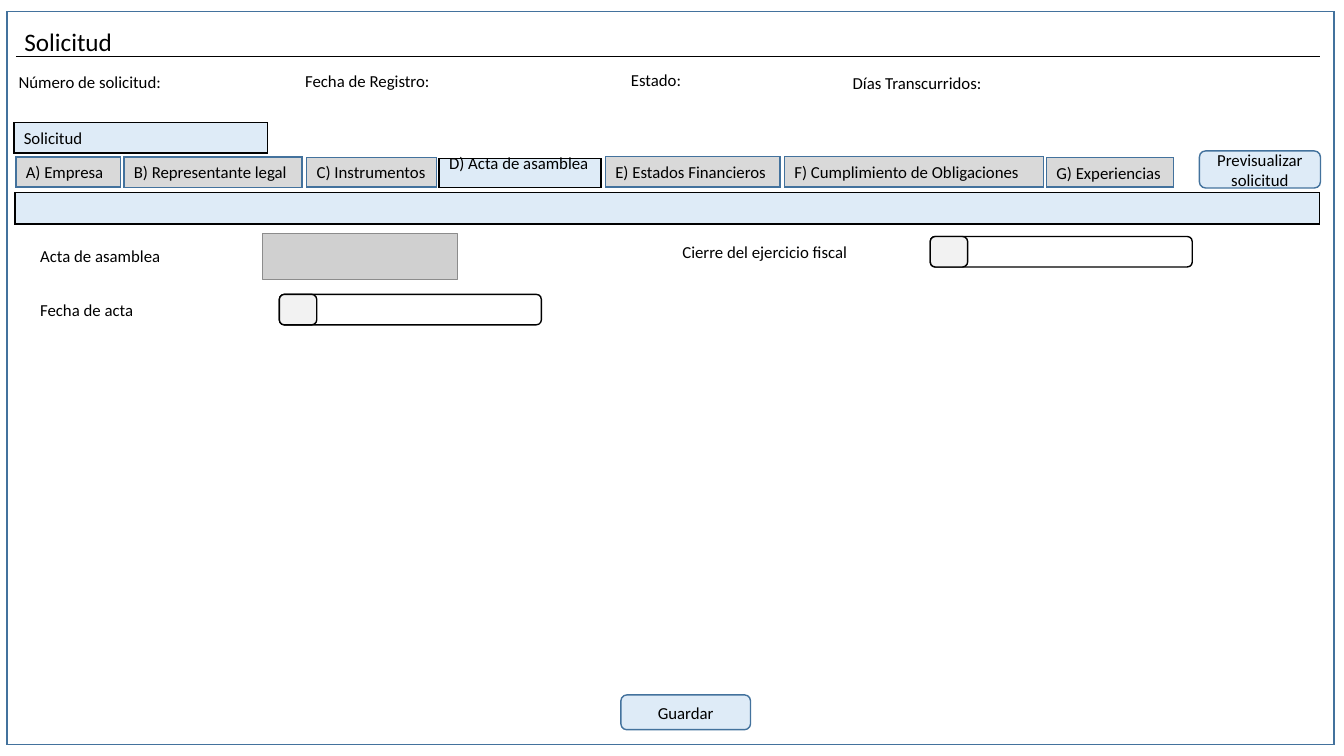
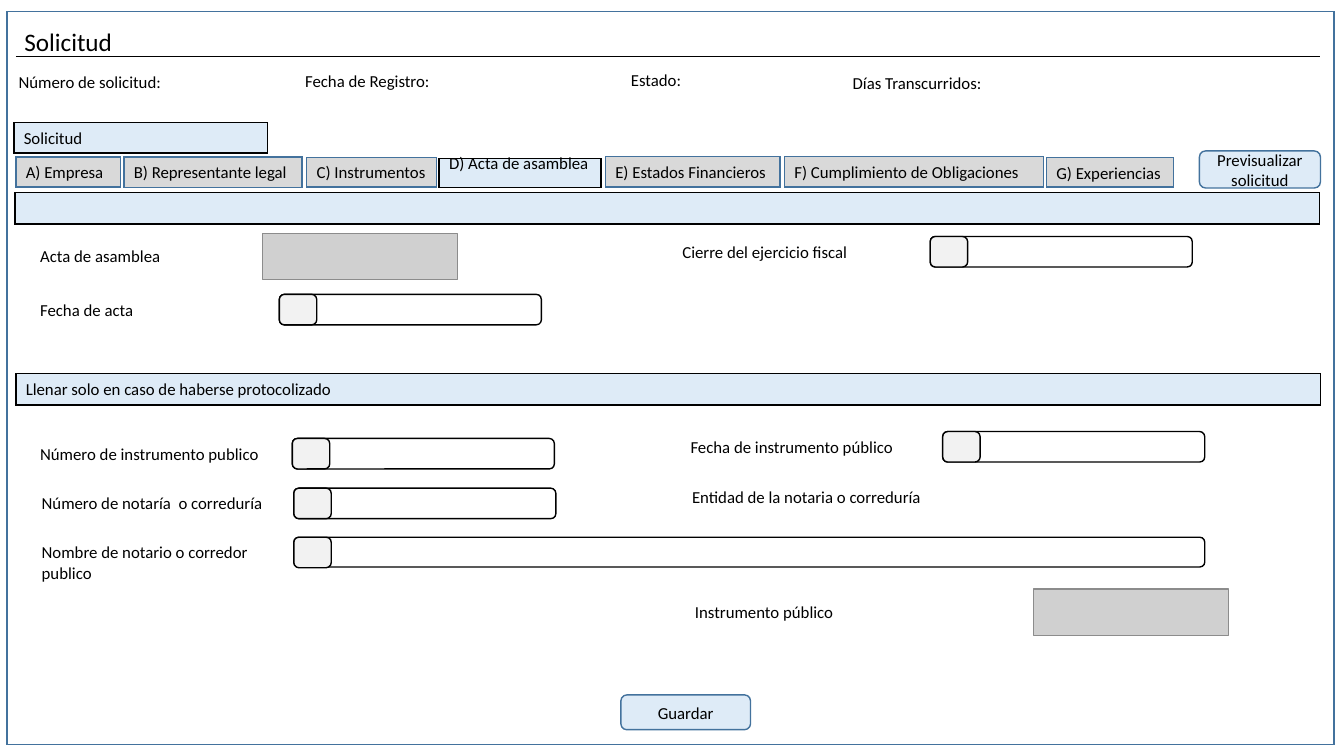
Before and after one commit to EDDIE83/Documentos, a slide deck: slide 10 of TAF 092019/Pantallas Solicitud 21082019.pptx. Drawn at 1344x756 pixels with LibreOffice and Linux fonts; fonts in the diff are those of the drawing; grey boxes stand for pictures. Boxes give left, top, right and bottom in pixels: in the first picture for what was removed or moved away, otherwise in the second. Text is boxed around its words. In the diff, an @@ line names an element or a change of style, - is before the commit and + after.

```diff
--- a/TAF 092019/Pantallas Solicitud 21082019.pptx
+++ b/TAF 092019/Pantallas Solicitud 21082019.pptx
@@ rectangle added at bbox=[16, 374, 1321, 405], fill #DEEBF7, outline #000000 1 pt, 12 pt, text #000000 @@
+Llenar solo en caso de haberse protocolizado
@@ text added at bbox=[40, 448, 258, 463], 12 pt, text #000000 @@
+Número de instrumento publico
@@ rounded rectangle added at bbox=[292, 439, 555, 469], fill #FFFFFF, outline #000000 1 pt @@
@@ rounded rectangle added at bbox=[292, 439, 330, 469], fill #F2F2F2, outline #000000 1 pt @@
@@ text added at bbox=[691, 441, 893, 456], 12 pt, text #000000 @@
+Fecha de instrumento público
@@ rounded rectangle added at bbox=[943, 432, 1205, 462], fill #FFFFFF, outline #000000 1 pt @@
@@ rounded rectangle added at bbox=[943, 432, 980, 462], fill #F2F2F2, outline #000000 1 pt @@
@@ text added at bbox=[42, 497, 262, 509], 12 pt, text #000000 @@
+Número de notaría o correduría
@@ rounded rectangle added at bbox=[293, 488, 556, 518], fill #FFFFFF, outline #000000 1 pt @@
@@ rounded rectangle added at bbox=[293, 488, 331, 518], fill #F2F2F2, outline #000000 1 pt @@
@@ text added at bbox=[692, 491, 921, 503], 12 pt, text #000000 @@
+Entidad de la notaria o correduría
@@ rounded rectangle added at bbox=[293, 537, 1205, 568], fill #FFFFFF, outline #000000 1 pt @@
@@ rounded rectangle added at bbox=[293, 537, 331, 568], fill #F2F2F2, outline #000000 1 pt @@
@@ text added at bbox=[42, 546, 247, 582], 12 pt, text #000000 @@
+Nombre de notario o corredor publico
@@ picture added at bbox=[1034, 589, 1229, 635] @@
@@ text added at bbox=[695, 606, 833, 621], 12 pt, text #000000 @@
+Instrumento público
```
Also in this commit, not shown: 6 other slides changed, 11 other files.
